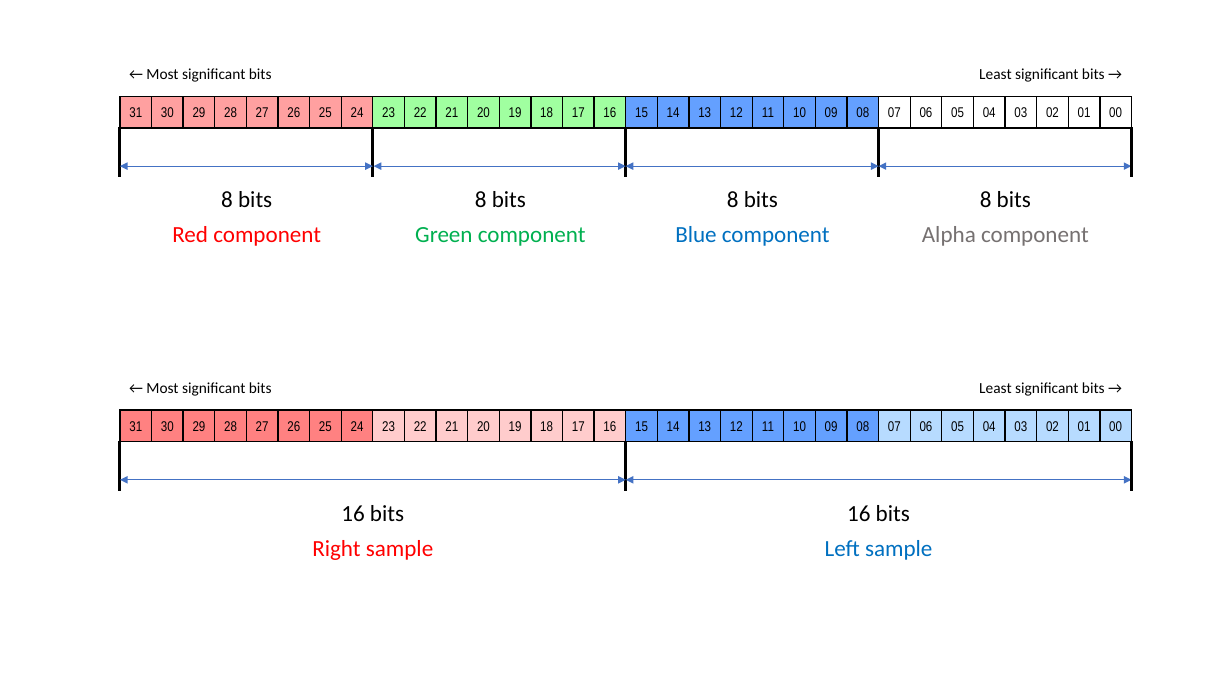
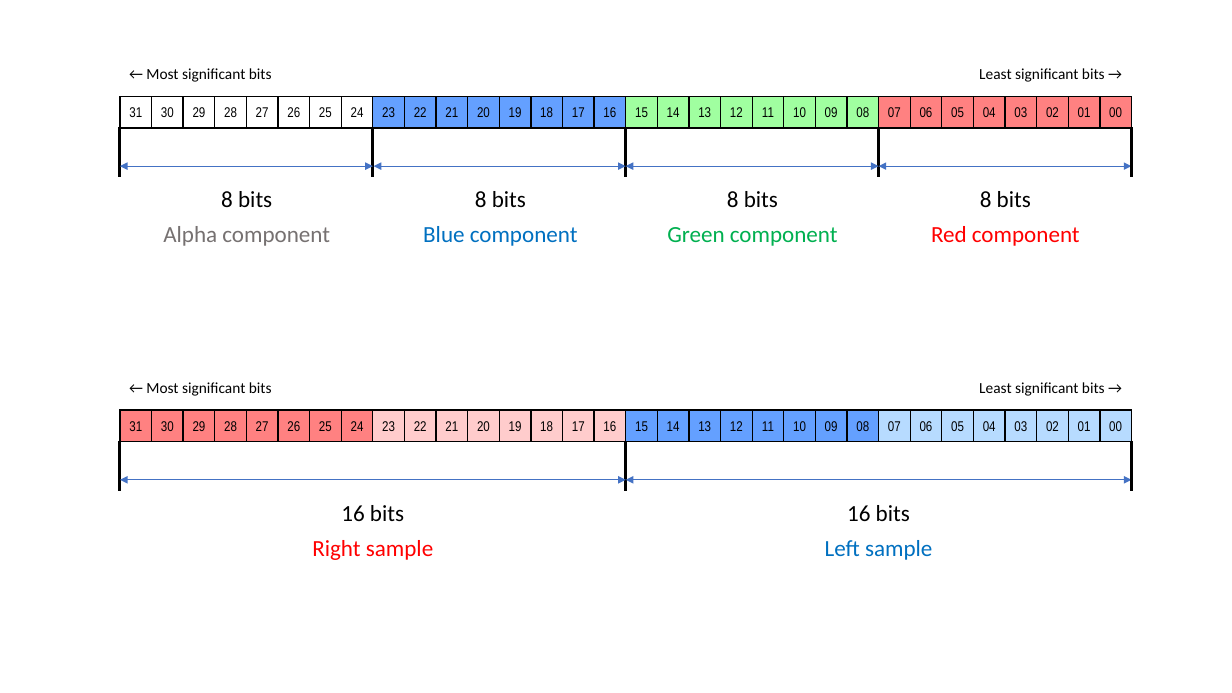
Before and after one commit to vircon32/Vircon32Documents, a slide deck: slide 2 of Specification/Editable source images/Images Spec Part 2 - 32bit data types.pptx. Drawn at 1232x693 pixels with LibreOffice and Linux fonts; fonts in the diff are those of the drawing. Boxes give left, top, right and bottom in pixels: in the first picture for what was removed or moved away, otherwise in the second. Text is boxed around its words. In the diff, an @@ line names an element or a change of style, - is before the commit and + after.

```diff
--- a/Specification/Editable source images/Images Spec Part 2 - 32bit data types.pptx
+++ b/Specification/Editable source images/Images Spec Part 2 - 32bit data types.pptx
@@ fill #FFA0A0 to #FFFFFF in 8 elements at box(120, 96, 152, 128), box(152, 96, 183, 128), box(183, 96, 214, 128), box(214, 96, 246, 128), box(247, 96, 278, 128), box(278, 96, 310, 128), box(310, 96, 341, 128), box(341, 96, 372, 128) @@
@@ fill #A0FFA0 to #64A0FF in 8 elements at box(373, 96, 405, 128), box(405, 96, 436, 128), box(436, 96, 468, 128), box(468, 96, 499, 128), box(499, 96, 531, 128), box(531, 96, 563, 128), box(563, 96, 594, 128), box(594, 96, 626, 128) @@
@@ fill #64A0FF to #A0FFA0 in 8 elements at box(626, 96, 657, 128), box(657, 96, 689, 128), box(689, 96, 721, 128), box(721, 96, 752, 128), box(752, 96, 784, 128), box(784, 96, 815, 128), box(815, 96, 847, 128), box(848, 96, 879, 128) @@
@@ fill #FFFFFF to #FF8181 in 8 elements at box(1100, 96, 1131, 128), box(879, 96, 910, 128), box(910, 96, 942, 128), box(942, 96, 973, 128), box(974, 96, 1006, 128), box(1006, 96, 1037, 128), box(1037, 96, 1068, 128), box(1068, 96, 1100, 128) @@
@@ text at box(163, 226, 330, 246): text changed; text colour #FF0000 to #767171 @@
-Red component
+Alpha component
@@ text at box(423, 226, 578, 246): text changed; text colour #00B050 to #0070C0 @@
-Green component
+Blue component
@@ text at box(667, 227, 838, 246): text changed; text colour #0070C0 to #00B050 @@
-Blue component
+Green component
@@ text at box(931, 226, 1080, 246): text changed; text colour #767171 to #FF0000 @@
-Alpha component
+Red component
```
Also in this commit, not shown: 2 other files.
